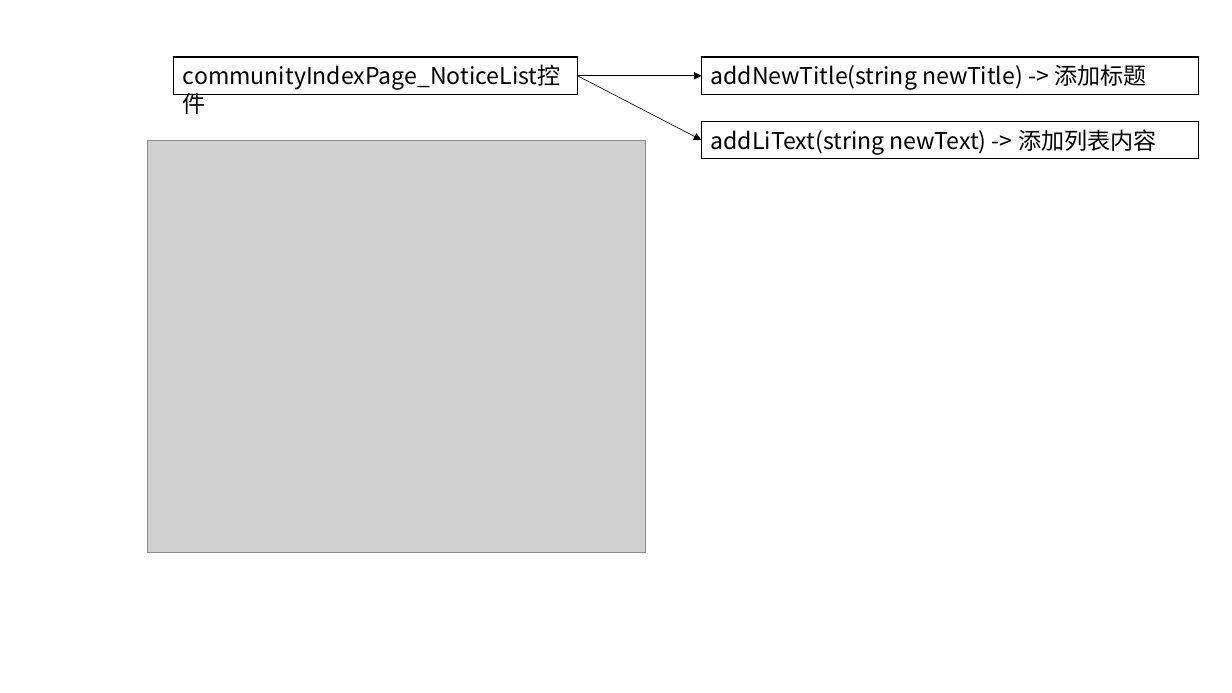
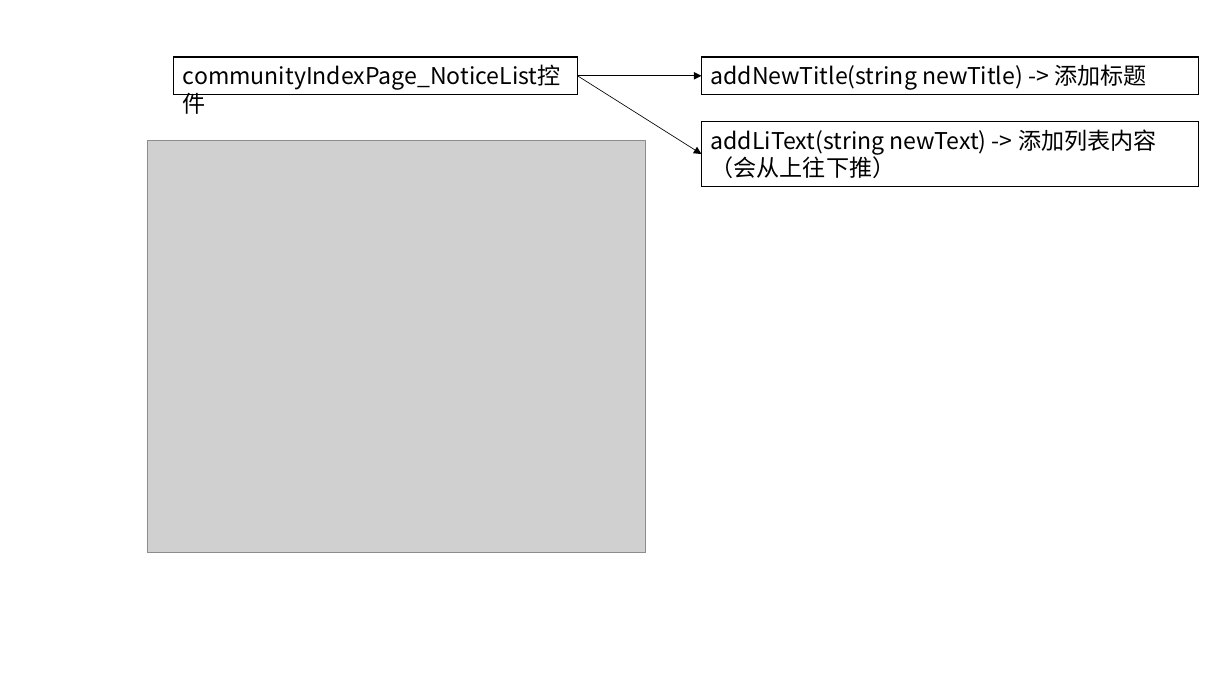
Before and after one commit to tan981211/safe, a slide deck: slide 4 of safe1/资料/图.pptx. Drawn at 1232x693 pixels with LibreOffice and Linux fonts; fonts in the diff are those of the drawing; grey boxes stand for pictures. Boxes give left, top, right and bottom in pixels: in the first picture for what was removed or moved away, otherwise in the second. Text is boxed around its words. In the diff, an @@ line names an element or a change of style, - is before the commit and + after.

Commit message:
加了解释

```diff
--- a/safe1/资料/图.pptx
+++ b/safe1/资料/图.pptx
@@ arrow moved from (578, 76) - (701, 140) to (578, 76) - (701, 154) @@
@@ rectangle "addLiText(string newText) -> 添加列表内容（会从上往下推）": place and size @@
-rectangle "addLiText(string newText) -> 添加列表内容（会从上往下推）" at box(701, 121, 1199, 158)
+rectangle "addLiText(string newText) -> 添加列表内容（会从上往下推）" at box(701, 121, 1199, 187)
@@ text in rectangle at box(711, 129, 1157, 178): text changed @@
-addLiText(string newText) -> 添加列表内容
+addLiText(string newText) -> 添加列表内容（会从上往下推）
```
